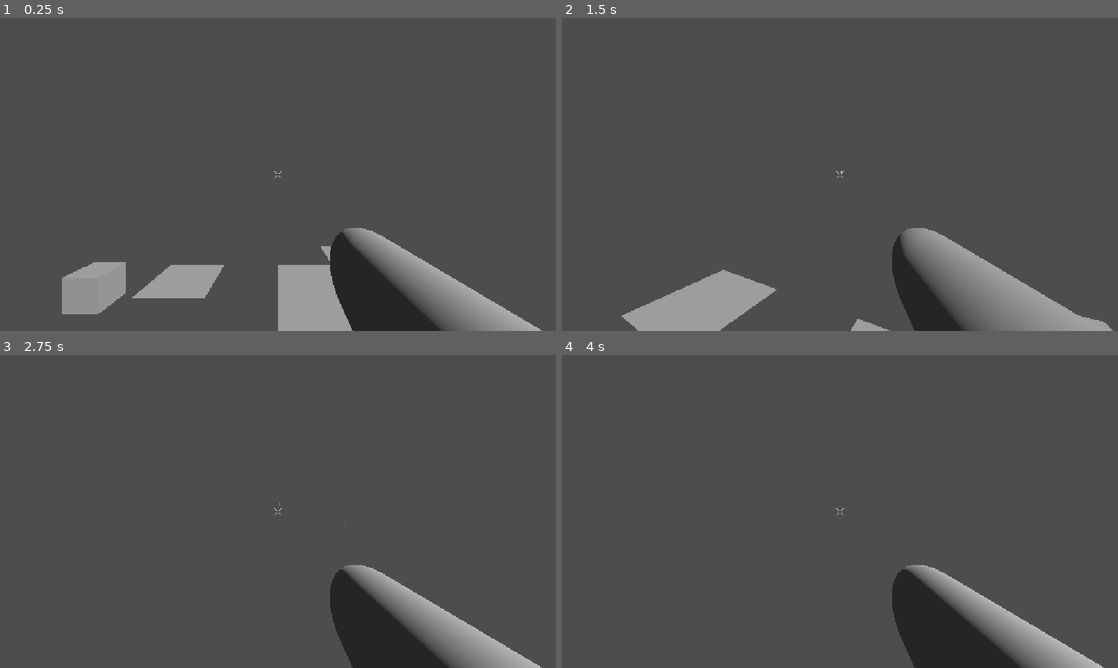
Above: before the commit, frames 1-4 (two rows, left to right).
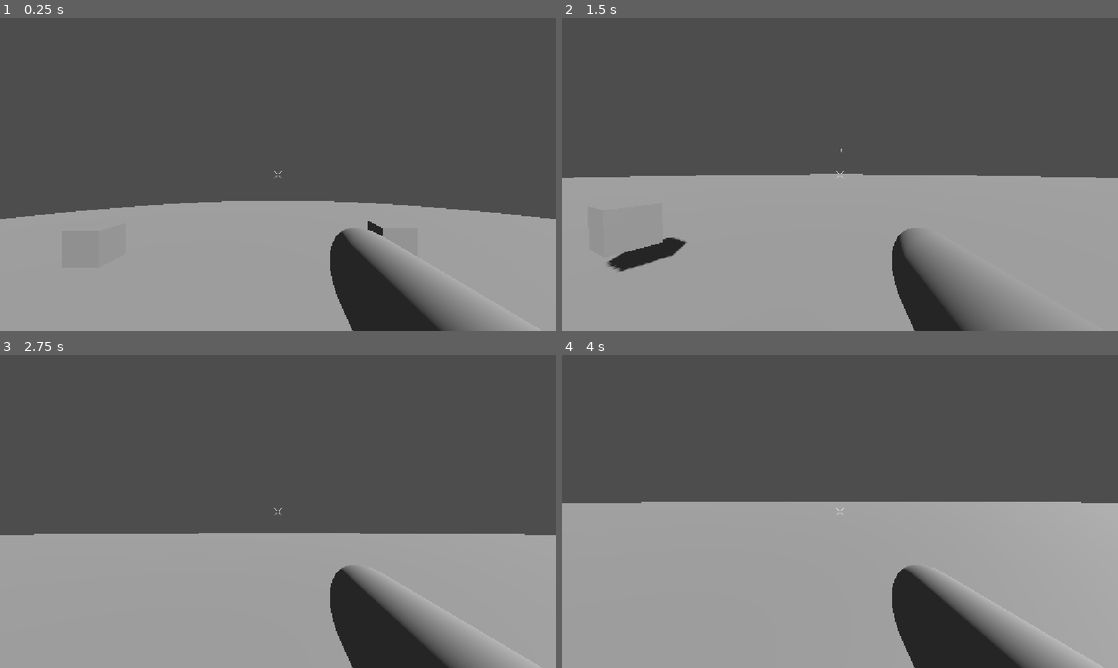
Above: after the commit, the same moments.

Repository: Schlutzkrapfen/RobertsGameJam
Game: Godot game, scene res://Nodes/Levels/Level0.tscn
Same seed, same stepped clock (60 frames per second), same inputs: the game is played once before the commit and once after it.
Inputs (mouse positions are in pixels of both pictures, inside the frame that each line leads up to):
- Up to frame 1 (0.25 s): no input
- Up to frame 2 (1.5 s): move the mouse to (867, 174) at 0.52 s; press the mouse at (867, 174) at 0.53 s; hold W (move_forward) from 0.53 s (still down); tap Space (jump) at 0.77 s; move the mouse to (812, 174) at 1.27 s; release the mouse at (812, 174) at 1.28 s; click (812, 174) at 1.35 s
- Up to frame 3 (2.75 s): keep holding W (move_forward); tap Space (jump) at 1.52 s; move the mouse to (289, 505) at 2.02 s; press the mouse at (289, 505) at 2.03 s
- Up to frame 4 (4 s): keep holding W (move_forward); move the mouse to (834, 517) at 2.77 s; release the mouse at (834, 517) at 2.78 s; click (834, 517) at 2.85 s; tap Space (jump) at 3.02, 3.77 s; move the mouse to (878, 514) at 3.52 s; press the mouse at (878, 514) at 3.53 s

The runs differ from the first frame. In frame 1, 27% of the frame differs, in the area x 0-100%, y 58-100%; in frame 2, 39%; in frame 3, 36%; in frame 4, 46%, in the area x 0-100%, y 40-100%.

Commit message:
added a bigger ground for testing

Diff:
--- a/Nodes/Levels/Level0.tscn
+++ b/Nodes/Levels/Level0.tscn
@@ -1,16 +1,23 @@
 [gd_scene format=3 uid="uid://2gwrmy354ye6"]
 
-[ext_resource type="MeshLibrary" uid="uid://c4gmbr4o2ffdk" path="res://Assets/3d/MeshLibrary.tres" id="2_fv5df"]
 [ext_resource type="PackedScene" uid="uid://bp4a0plv22ewb" path="res://Nodes/Objects/player.tscn" id="2_k4g51"]
 [ext_resource type="Script" uid="uid://bqr8qoil4755e" path="res://Scripts/Misc/SceneManager.gd" id="4_4ys6t"]
 [ext_resource type="Script" uid="uid://bfh60xxx62h60" path="res://Scripts/Misc/PauseMenu.gd" id="5_dxclx"]
 [ext_resource type="PackedScene" uid="uid://et8hvvm1wu1e" path="res://Nodes/Objects/box.tscn" id="6_v1h2x"]
-[ext_resource type="PackedScene" uid="uid://ddx0a67g2f1lt" path="res://Nodes/Objects/static_box.tscn" id="7_xn8ur"]
+
+[sub_resource type="CylinderMesh" id="CylinderMesh_xeka7"]
+top_radius = 100.0
+bottom_radius = 100.0
+
+[sub_resource type="PhysicsMaterial" id="PhysicsMaterial_jn3sf"]
+
+[sub_resource type="CylinderShape3D" id="CylinderShape3D_nacyp"]
+radius = 100.0
 
 [node name="Level" type="Node3D" unique_id=2124627221]
 
 [node name="Player" parent="." unique_id=1191405411 instance=ExtResource("2_k4g51")]
-transform = Transform3D(1, 0, 0, 0, 1, 0, 0, 0, 1, 0, 4.703124, 3.578415)
+transform = Transform3D(1, 0, 0, 0, 1, 0, 0, 0, 1, 0, 7.1194544, 3.578415)
 
 [node name="SceneManager" type="Node3D" parent="." unique_id=1758454766 node_paths=PackedStringArray("pauseMenu")]
 script = ExtResource("4_4ys6t")
@@ -52,22 +59,23 @@
 [node name="Arena" type="Node3D" parent="." unique_id=342273739]
 
 [node name="Box" parent="Arena" unique_id=970064558 instance=ExtResource("6_v1h2x")]
-transform = Transform3D(1, 0, 0, 0, 1, 0, 0, 0, 1, 3.552802, 1.3297737, -2.832885)
+transform = Transform3D(1, 0, 0, 0, 1, 0, 0, 0, 1, 3.552802, 5.0114613, -2.832885)
 
 [node name="Box2" parent="Arena" unique_id=1012599661 instance=ExtResource("6_v1h2x")]
-transform = Transform3D(1, 0, 0, 0, 1, 0, 0, 0, 1, -5.4219503, 1.3297737, -2.5236347)
+transform = Transform3D(1, 0, 0, 0, 1, 0, 0, 0, 1, -5.4219503, 5.0114613, -2.5236347)
 
 [node name="Box3" parent="Arena" unique_id=1495860071 instance=ExtResource("6_v1h2x")]
-transform = Transform3D(1, 0, 0, 0, 1, 0, 0, 0, 1, -0.48102093, 2.7656238, 5.3890734)
+transform = Transform3D(1, 0, 0, 0, 1, 0, 0, 0, 1, -0.48102093, 6.4473114, 5.3890734)
 
-[node name="StaticBox" parent="Arena" unique_id=1749309345 instance=ExtResource("7_xn8ur")]
-transform = Transform3D(25, 0, 0, 0, 1, 0, 0, 0, 25, 0, -22.078646, 0)
+[node name="Ground" type="MeshInstance3D" parent="Arena" unique_id=232500043]
+transform = Transform3D(1, 0, 0, 0, 1, 0, 0, 0, 1, 0, -7.4107494, 0)
+mesh = SubResource("CylinderMesh_xeka7")
 
-[node name="GridMap" type="GridMap" parent="Arena" unique_id=258669150]
-mesh_library = ExtResource("2_fv5df")
-data = {
-"cells": PackedInt32Array(0, 0, 16, 0, 65535, 16, 0, 65534, 16, 65535, 65535, 524304, 65535, 0, 16, 1, 0, 16, 1, 65535, 16, 1, 65534, 16, 1, 65533, 16, 1, 1, 16, 0, 1, 16, 65534, 0, 16, 65534, 65535, 524304, 65534, 65534, 16)
-}
+[node name="StaticBody3D" type="StaticBody3D" parent="Arena/Ground" unique_id=681971485]
+physics_material_override = SubResource("PhysicsMaterial_jn3sf")
+
+[node name="CollisionShape3D" type="CollisionShape3D" parent="Arena/Ground/StaticBody3D" unique_id=1807222277]
+shape = SubResource("CylinderShape3D_nacyp")
 
 [node name="Sun" type="DirectionalLight3D" parent="." unique_id=307039512]
 transform = Transform3D(0.6716906, -0.4790095, 0.56513864, 0, 0.76284343, 0.6465833, -0.7408318, -0.43430397, 0.5123947, 0, 4.198007, 0)
Not shown, changed: Assets/3d/Matirial/texture.png.import
Not shown, changed: Assets/Crosshair.png.import
